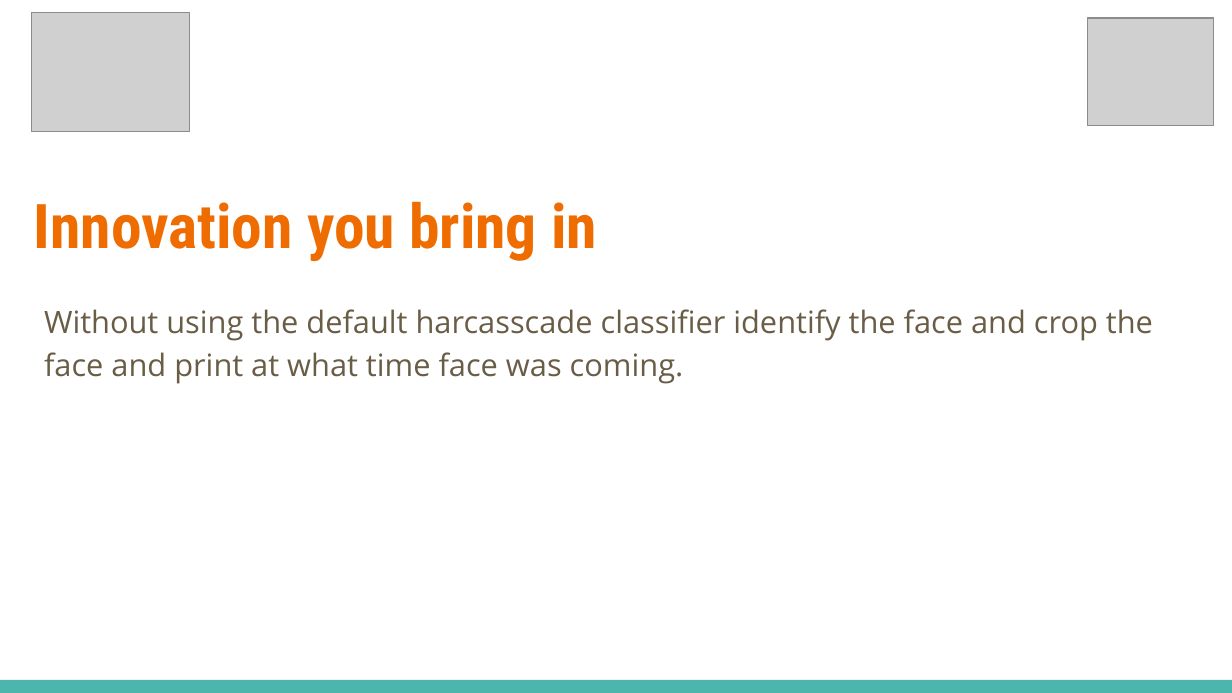
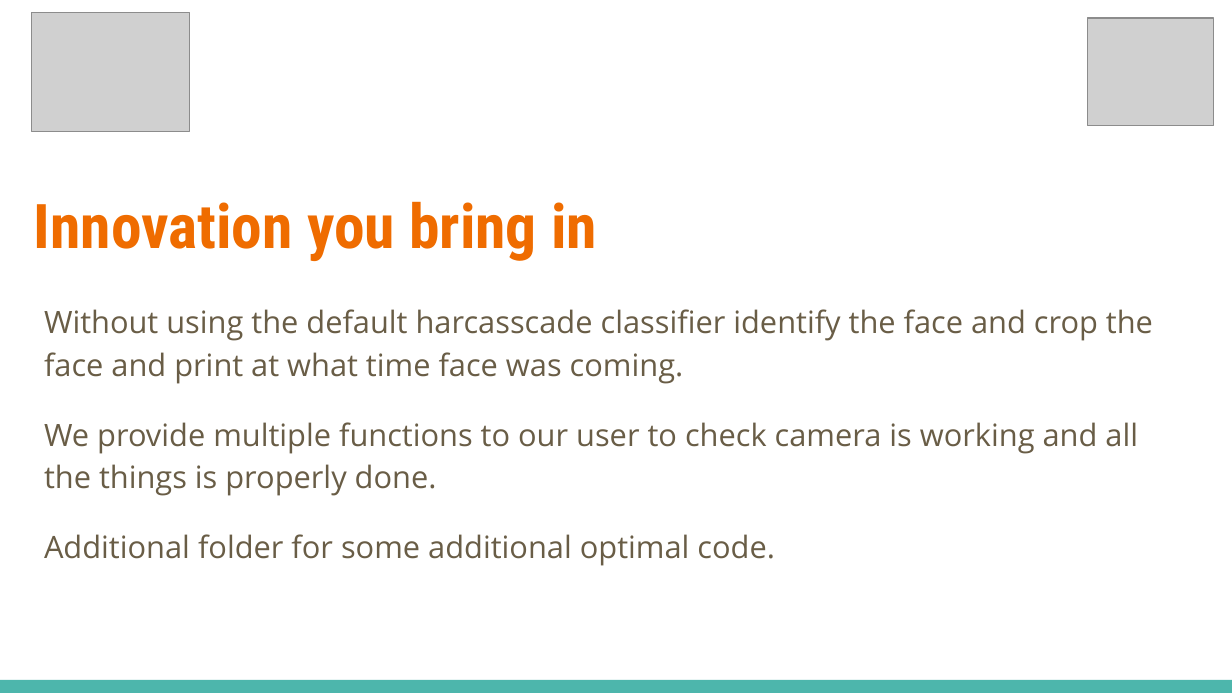
Before and after one commit to InternityFoundation/Code_Geas_3008, a slide deck: slide 5 of Create-a-thon pitch deck template (1).pptx. Drawn at 1232x693 pixels with LibreOffice and Linux fonts; fonts in the diff are those of the drawing; grey boxes stand for pictures. Boxes give left, top, right and bottom in pixels: in the first picture for what was removed or moved away, otherwise in the second. Text is boxed around its words. In the diff, an @@ line names an element or a change of style, - is before the commit and + after.

```diff
--- a/Create-a-thon pitch deck template (1).pptx
+++ b/Create-a-thon pitch deck template (1).pptx
@@ text at [44, 422, 1138, 566]: paragraphs added @@
+We provide multiple functions to our user to check camera is working and all the things is properly done.
+Additional folder for some additional optimal code.
```
Also in this commit, not shown: 3 other slides changed.
